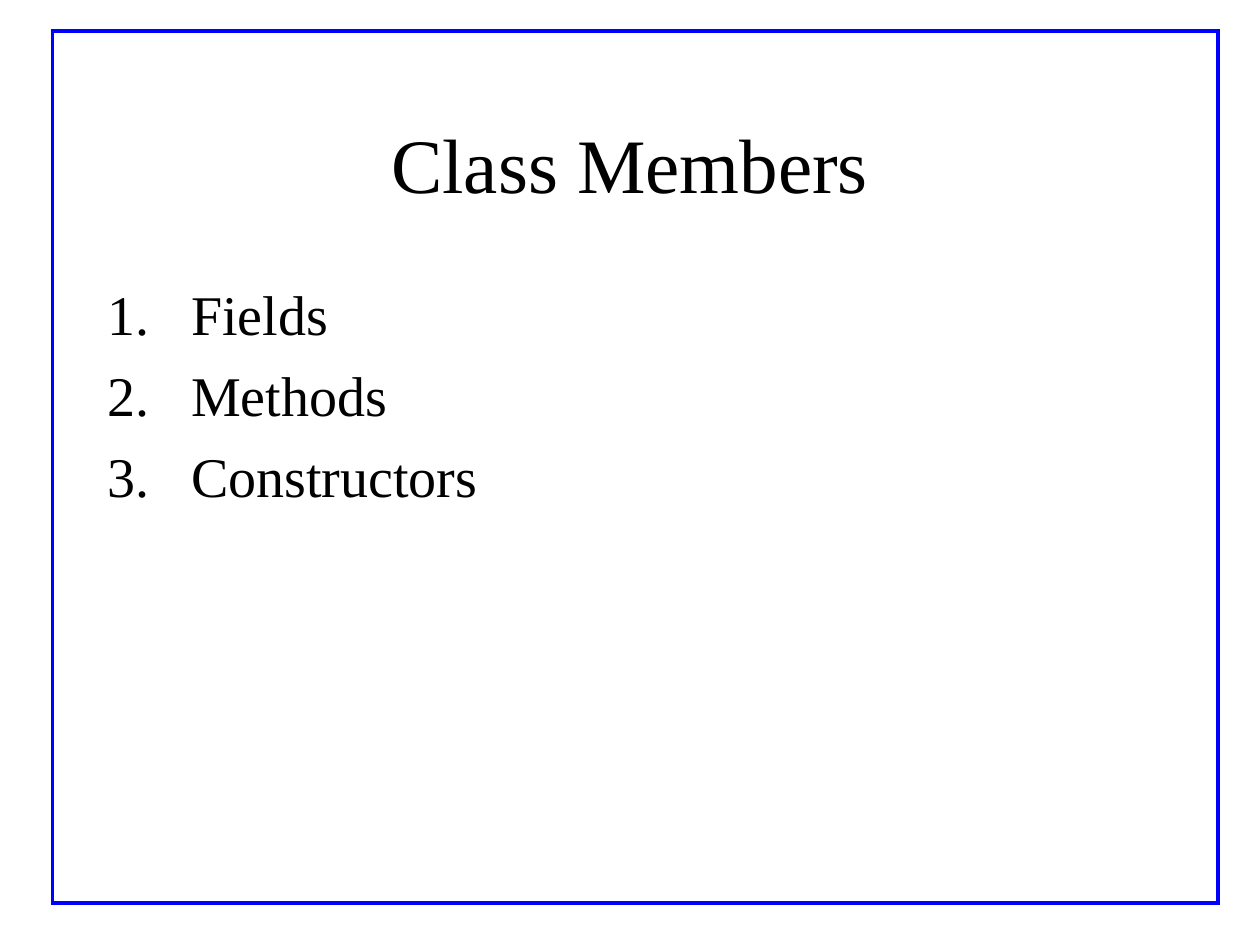
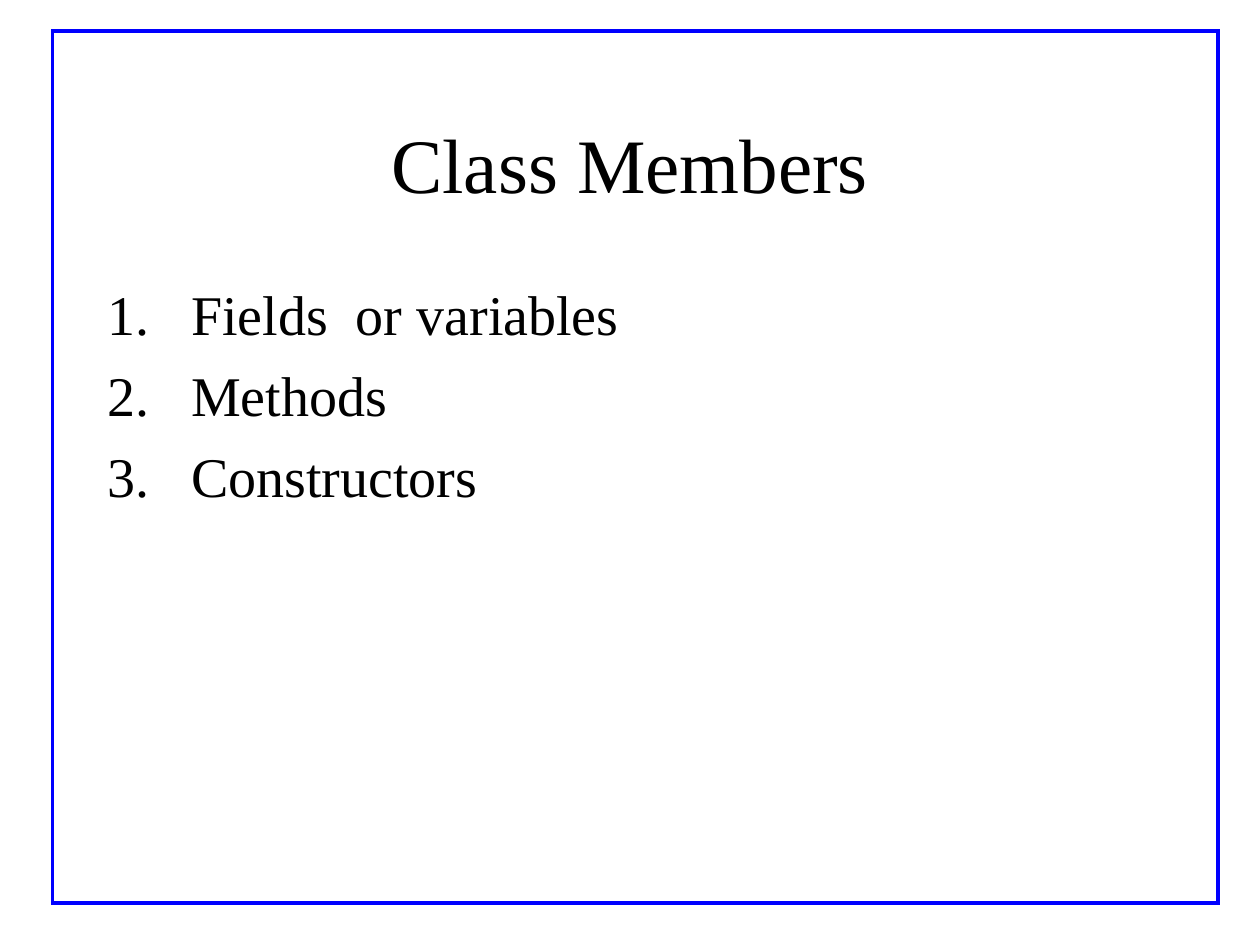
Before and after one commit to AvinashDhulipudi/hsbc, a slide deck: slide 23 of Java.ppt. Drawn at 1260x945 pixels with LibreOffice and Linux fonts; fonts in the diff are those of the drawing. Boxes give left, top, right and bottom in pixels: in the first picture for what was removed or moved away, otherwise in the second. Text is boxed around its words. In the diff, an @@ line names an element or a change of style, - is before the commit and + after.

```diff
--- a/Java.ppt
+++ b/Java.ppt
@@ text at <box>191,296,619,336</box>: text changed @@
-1. Fields
+1. Fields or variables
```
Also in this commit, not shown: 8 slides added.
